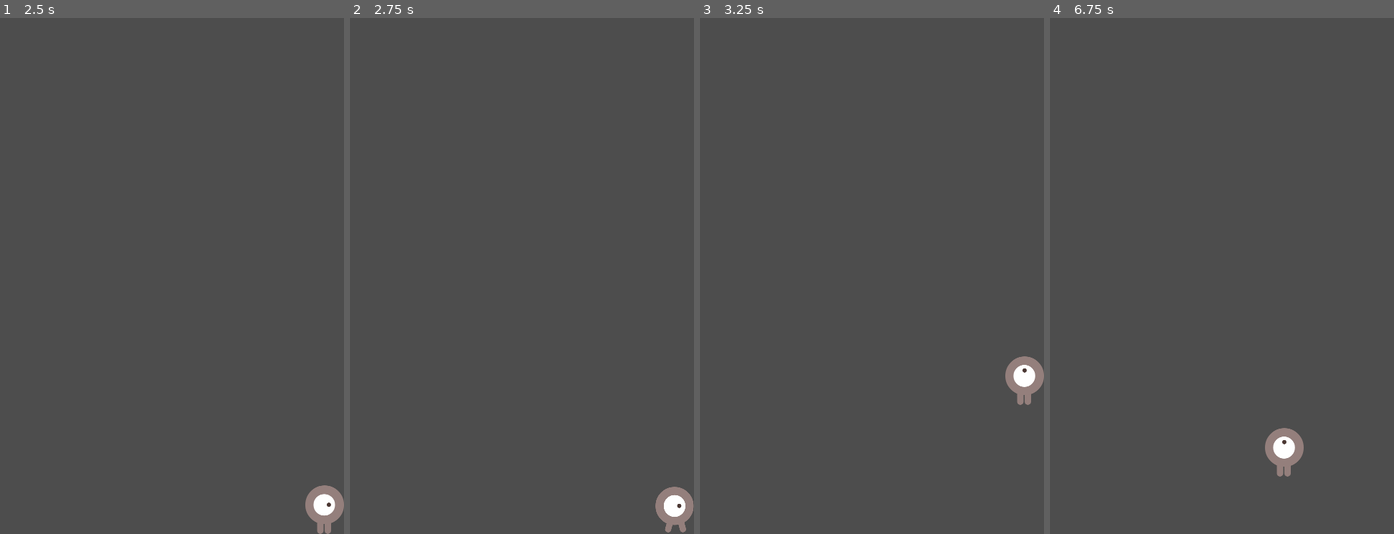
Above: before the commit, frames 1-4 (left to right).
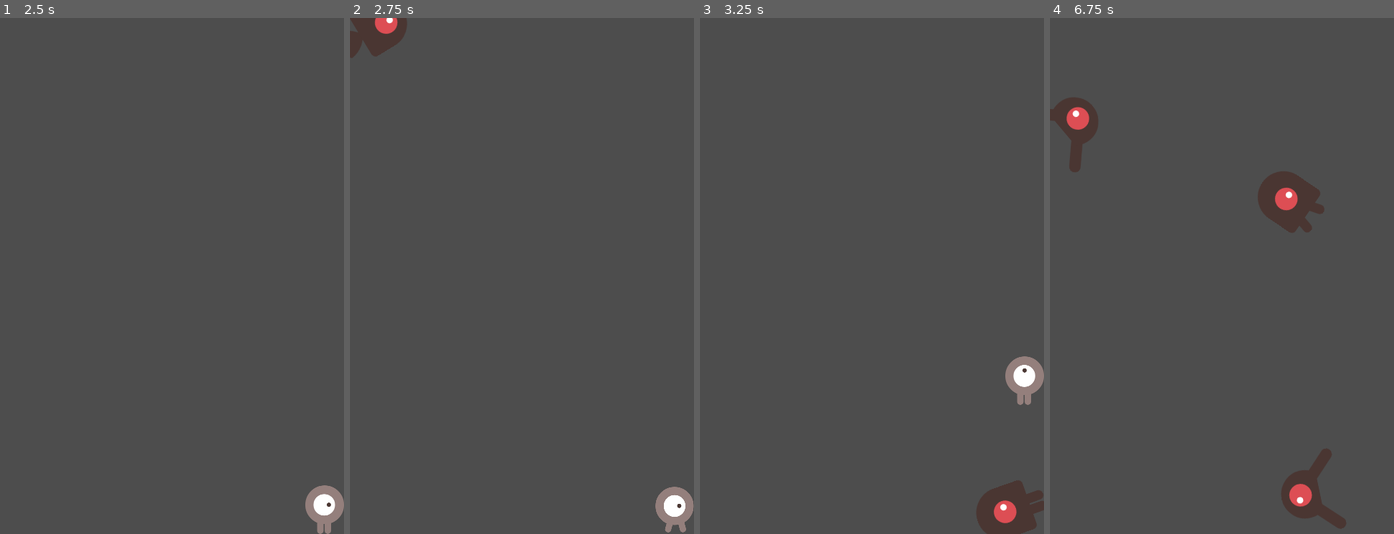
Above: after the commit, the same moments.

Repository: burmesepotato/first-2d-game
Game: Godot game, scene res://main.tscn
Two runs of this game, one before a commit and one after it. Both use one fixed random seed, a clock stepped at 60 frames per second and the inputs below.
Inputs:
- Up to frame 1 (2.5 s): tap Enter at 0.5 s; hold Right (move_right) 0.53-1.28 s; hold Down (move_down) 1.28-2.03 s; hold Right (move_right) from 2.03 s (still down)
- Up to frame 2 (2.75 s): keep holding Right (move_right)
- Up to frame 3 (3.25 s): release Right (move_right) at 2.78 s; hold Up (move_up) from 2.78 s (still down)
- Up to frame 4 (6.75 s): release Up (move_up) at 3.53 s; hold Left (move_left) 3.53-5.03 s; hold Down (move_down) 5.03-5.78 s; hold Right (move_right) 5.78-6.53 s; hold Up (move_up) from 6.53 s (still down)

Frame 1 is identical in both runs. In frame 2, 0.9% of the frame differs, in the area x 0-17%, y 0-8%; in frame 3, 1.5%; in frame 4, 4.5%, in the area x 0-87%, y 15-99%.

Commit message:
Fixes wrong func call

Diff:
--- a/scripts/main.gd
+++ b/scripts/main.gd
@@ -11,7 +11,7 @@
 func new_game() -> void:
 	score = 0
 	$Player.start($StartPosition.position)
-	$ScoreTimer.start()
+	$StartTimer.start()
 
 # Gives Player a few second, then actually starts the game
 func _on_start_timer_timeout() -> void:
--- a/scripts/player.gd
+++ b/scripts/player.gd
@@ -48,7 +48,7 @@
 
 
 
-func _on_body_entered() -> void:
+func _on_body_entered(_body) -> void:
 	hide() # Player disappears after being hit.
 	hit.emit()
 	# Must be deferred as we can't change physics properties on a physics callback.
